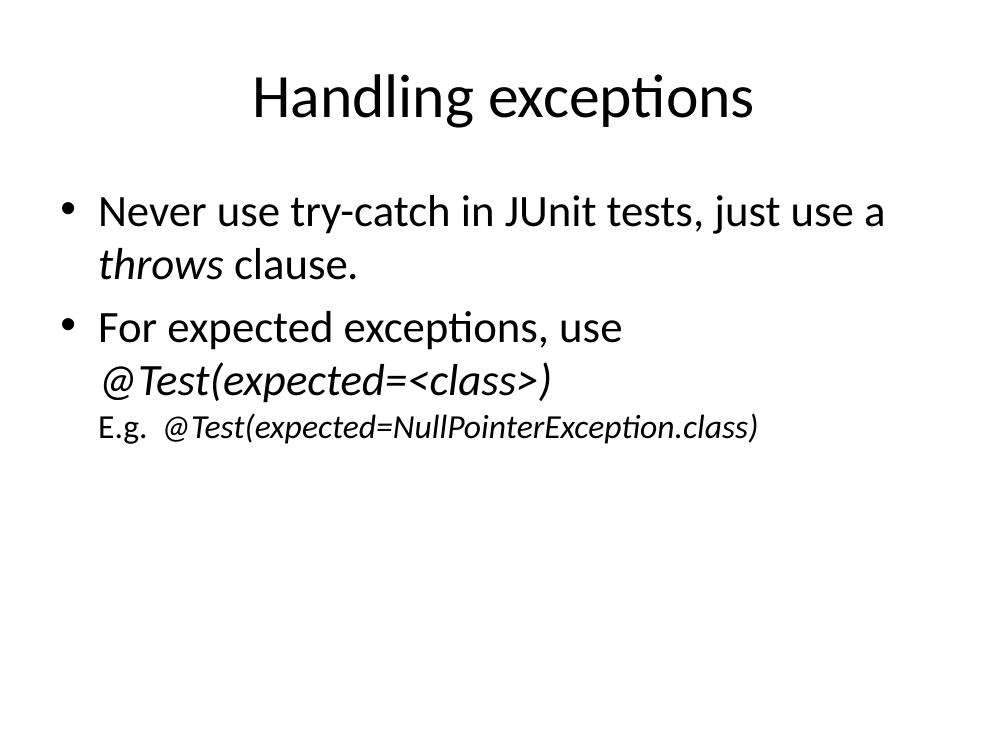
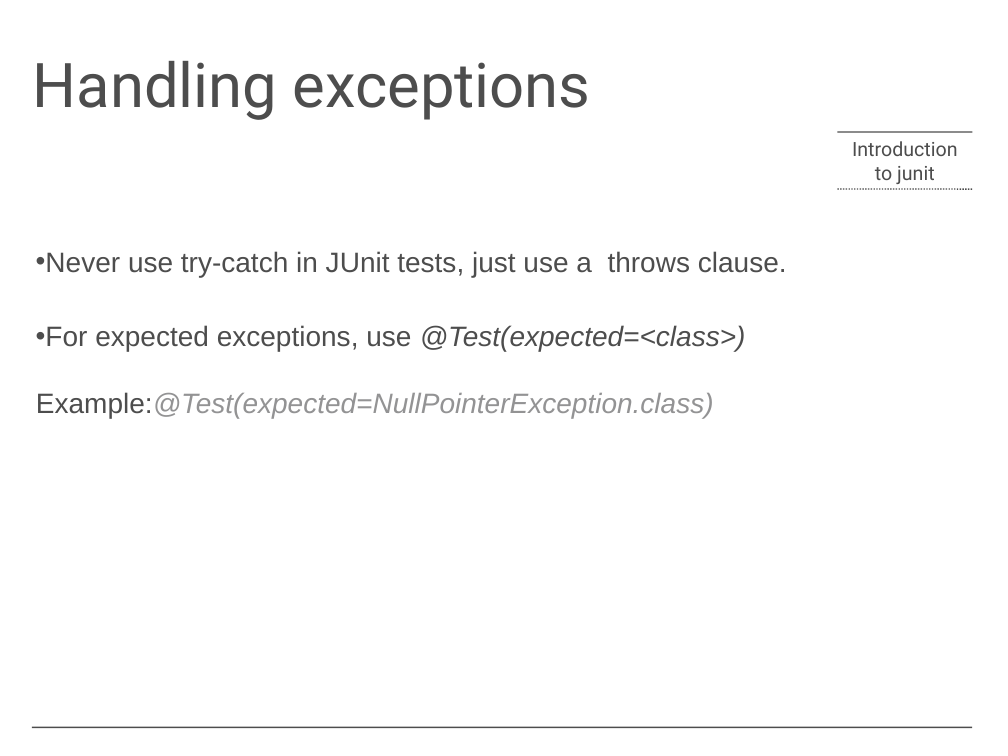
Before and after one commit to keppil/junit-demo, a slide deck: slide 6 of slides/Introduction to Junit.ppt. Drawn at 1008x756 pixels with LibreOffice and Linux fonts; fonts in the diff are those of the drawing; background and template pictures are left out. Boxes give left, top, right and bottom in pixels: in the first picture for what was removed or moved away, otherwise in the second. Text is boxed around its words. In the diff, an @@ line names an element or a change of style, - is before the commit and + after.

```diff
--- a/slides/Introduction to Junit.ppt
+++ b/slides/Introduction to Junit.ppt
@@ title "Handling exceptions" moved from (x1=252, y1=74, x2=755, y2=128) to (x1=33, y1=61, x2=591, y2=120) @@
@@ title "Handling exceptions" at (x1=33, y1=61, x2=591, y2=120): font Calibri to Roboto, text colour #000000 to #4D4D4D; alignment centre to left; line spacing 1 to 0.7; vertical alignment middle to bottom @@
@@ line added from (838, 132) to (973, 132), #4D4D4D 0.99 pt @@
@@ text added at (x1=852, y1=141, x2=958, y2=184), 14 pt, text #4D4D4D @@
+Introduction to junit
@@ text "Never use try-catch in JUnit ..." moved from (x1=98, y1=195, x2=885, y2=444) to (x1=36, y1=251, x2=787, y2=419) @@
@@ line added from (838, 190) to (973, 190), #4D4D4D 0.99 pt dashed @@
@@ text at (x1=36, y1=251, x2=787, y2=277): size 32 to 20 pt, font Calibri to Arial, text colour #000000 to #4D4D4D in "Never use try-catch in JUnit tests, just ..."; italic off in "throws clause."; indent changed; less space between paragraphs; bullet colour #000000 to #4D4D4D @@
@@ text at (x1=36, y1=325, x2=746, y2=419): text changed; size 32 to 20 pt; font Calibri to Arial; text colour #000000 to #4D4D4D @@
-• For expected exceptions, use
-  @Test(expected=<class>)
-  E.g. @Test(expected=NullPointerException.class)
+• For expected exceptions, use @Test(expected=<class>)
+  Example:@Test(expected=NullPointerException.class)
@@ line added from (973, 728) to (32, 728), #4D4D4D 0.99 pt @@
```
Also in this commit, not shown: 7 other slides changed.
